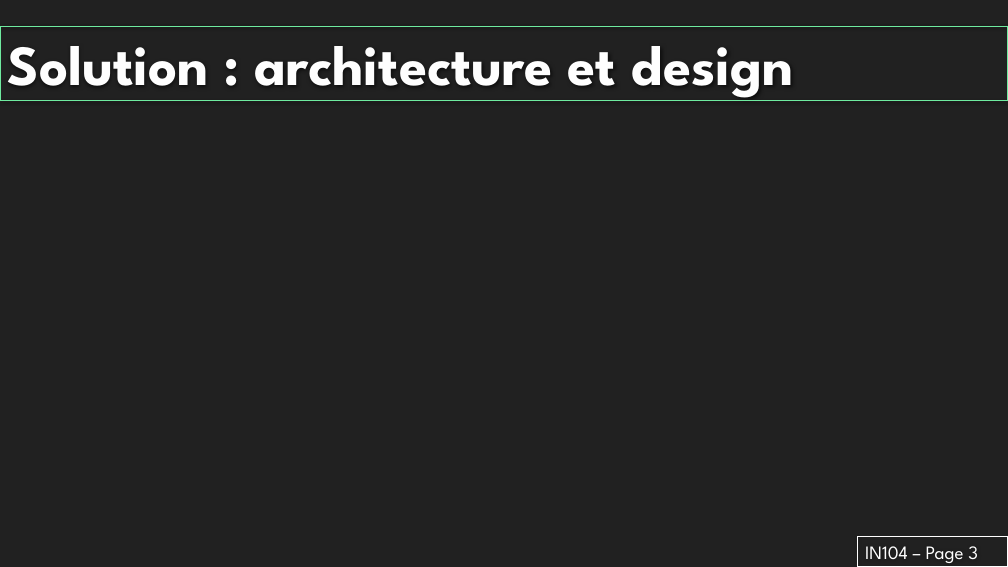
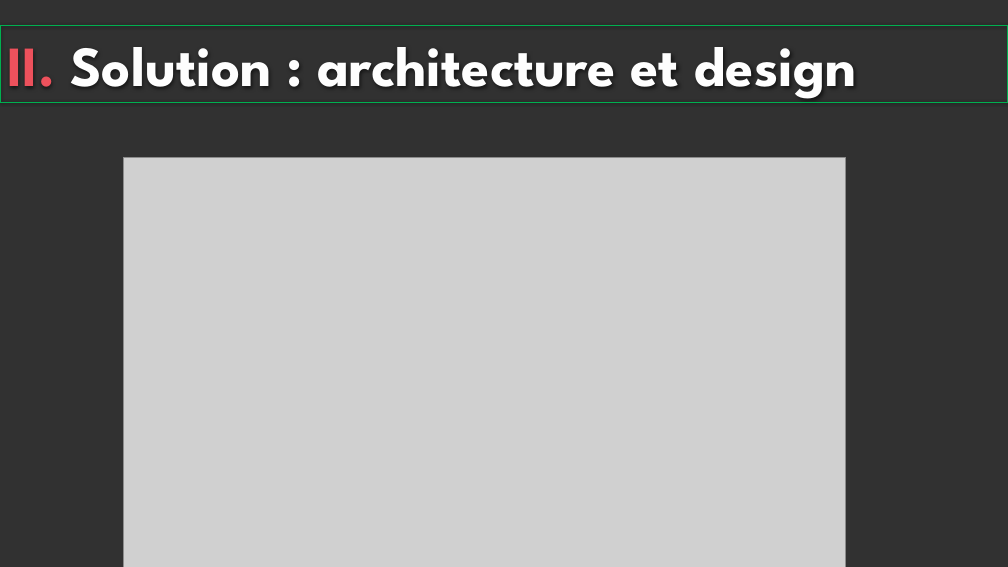
Before and after one commit to laurentlam/labyrinth_solving, a slide deck: slide 6 of Livrables/Présentation.pptx (slide 3 before the commit). Drawn at 1008x567 pixels with LibreOffice and Linux fonts; fonts in the diff are those of the drawing; grey boxes stand for pictures; background and template pictures are left out. Boxes give left, top, right and bottom in pixels: in the first picture for what was removed or moved away, otherwise in the second. Text is boxed around its words. In the diff, an @@ line names an element or a change of style, - is before the commit and + after.

```diff
--- a/Livrables/Présentation.pptx
+++ b/Livrables/Présentation.pptx
@@ background #212121 to #313131 @@
@@ title "II. Solution : architecture et ..." at (0, 26, 1008, 102): outline #6FEBA0 0.75 pt to #00B050 0.75 pt @@
@@ title at (8, 47, 856, 103): text changed @@
-Solution : architecture et design
+II. Solution : architecture et design
@@ picture added at (123, 157, 845, 567) @@
@@ rectangle removed at (858, 537, 1008, 567) @@
-IN104 – Page 3
```
Also in this commit, not shown: 4 other slides changed, 6 slides added, 3 slides removed.
